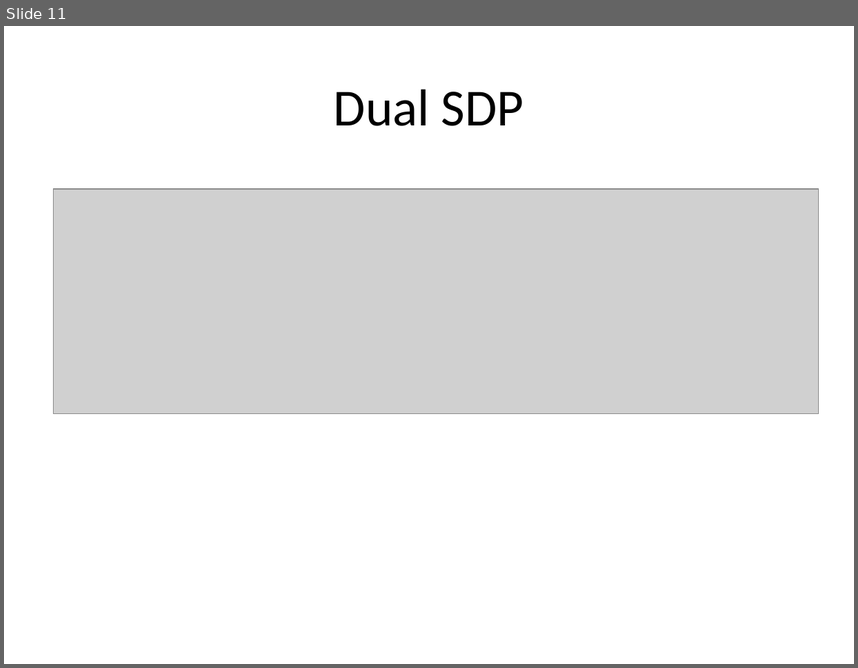
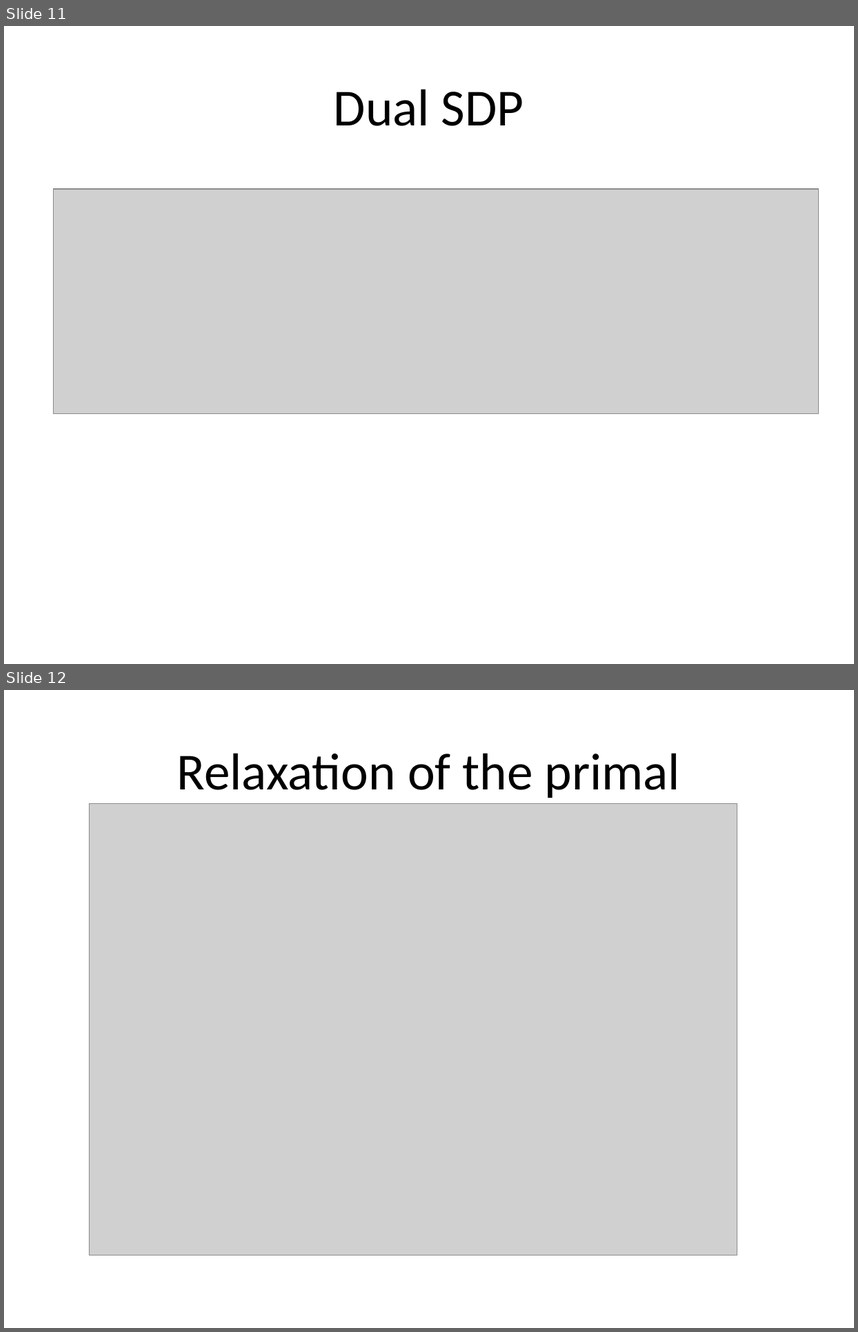
Before and after one commit to Chidanand/scenetext, a slide deck: convex report/Posterslide.pptx. Shown one above the other, each under a label of ours: slide 11 before the commit, slides 11 and 12 after it. The pictures are 858x668 and 858x1332 pixels, drawn with LibreOffice and Linux fonts; fonts in the diff are those of the drawing; grey boxes stand for pictures. Boxes give left, top, right and bottom in pixels: in the first picture for what was removed or moved away, otherwise in the second. Text is boxed around its words. In the diff, an @@ line names an element or a change of style, - is before the commit and + after.

```diff
--- a/convex report/Posterslide.pptx
+++ b/convex report/Posterslide.pptx
@@ slide 12 added at <box>4,690,854,1328</box>, background #FFFFFF @@
@@ title added at <box>177,753,680,798</box>, 44 pt, text #000000 @@
+Relaxation of the primal
@@ picture added at <box>89,803,737,1254</box> @@
```
Also in this commit, not shown: 2 slides changed, 6 other slides added, 5 slides removed, 7 other files.
